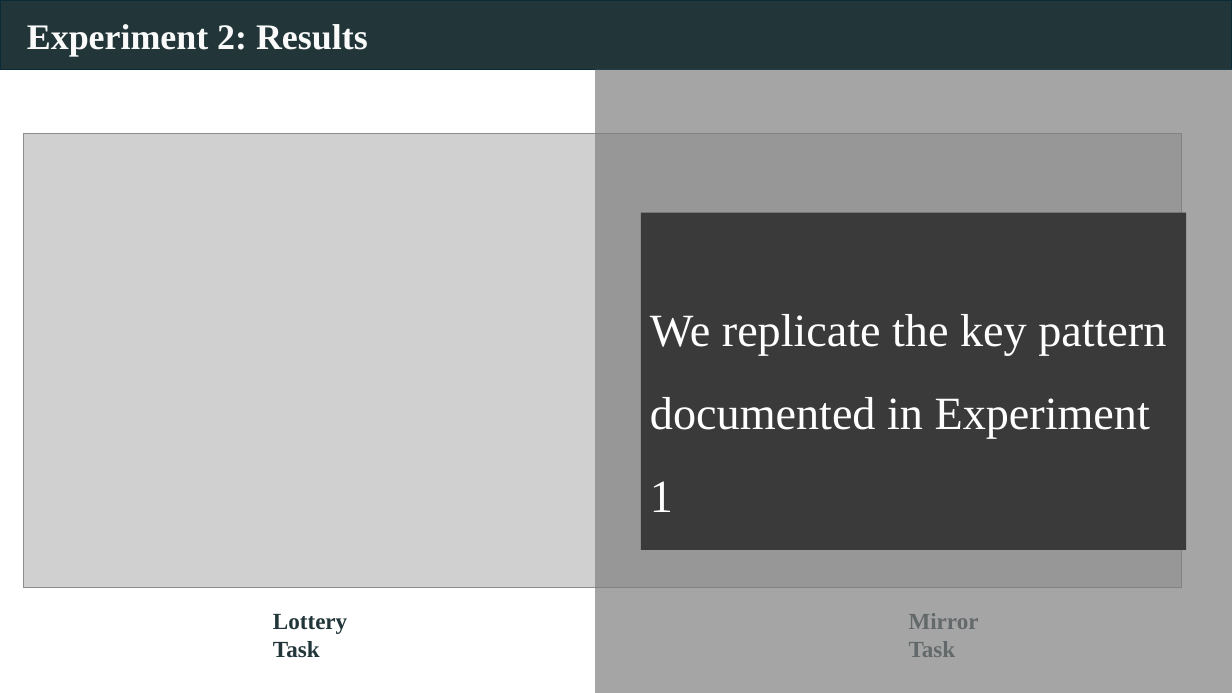
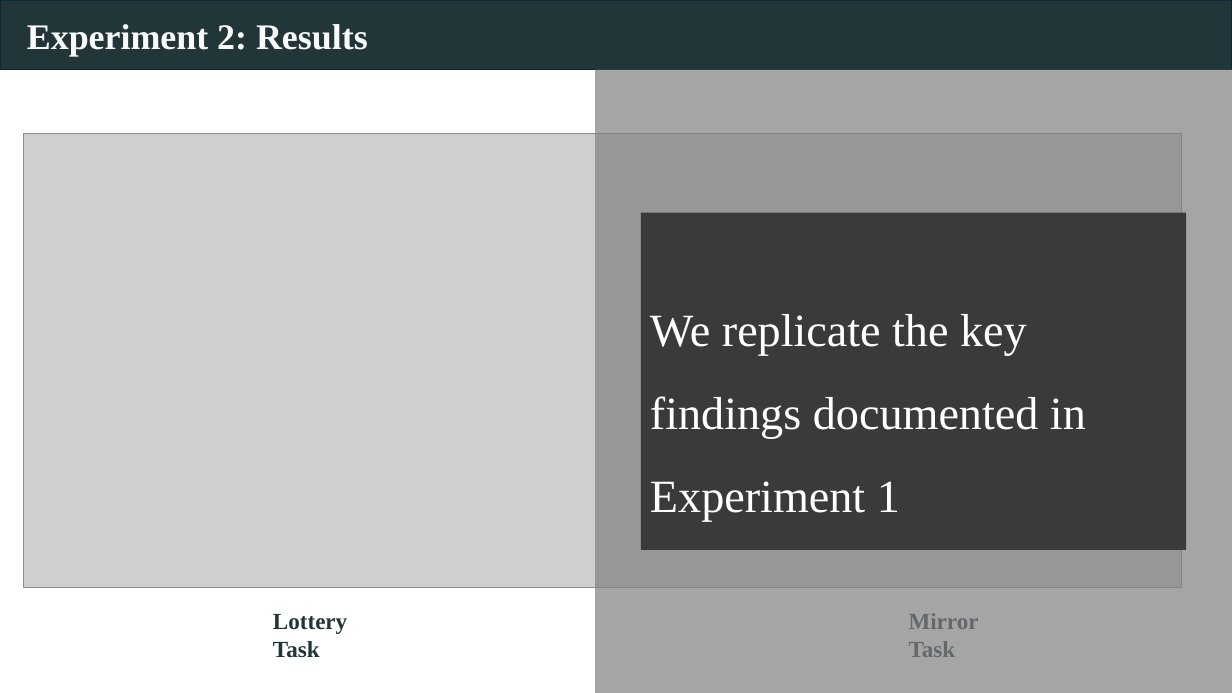
Before and after one commit to Jilong-Wu-Econ/Jilong-Wu-Econ.github.io, a slide deck: slide 17 of bric.pptx (slide 16 before the commit). Drawn at 1232x693 pixels with LibreOffice and Linux fonts; fonts in the diff are those of the drawing; grey boxes stand for pictures. Boxes give left, top, right and bottom in pixels: in the first picture for what was removed or moved away, otherwise in the second. Text is boxed around its words. In the diff, an @@ line names an element or a change of style, - is before the commit and + after.

```diff
--- a/bric.pptx
+++ b/bric.pptx
@@ text in rectangle at [650,314,1086,522]: text changed @@
-We replicate the key pattern documented in Experiment 1
+We replicate the key findings documented in Experiment 1
```
Also in this commit, not shown: 15 other slides changed, 2 slides added.
